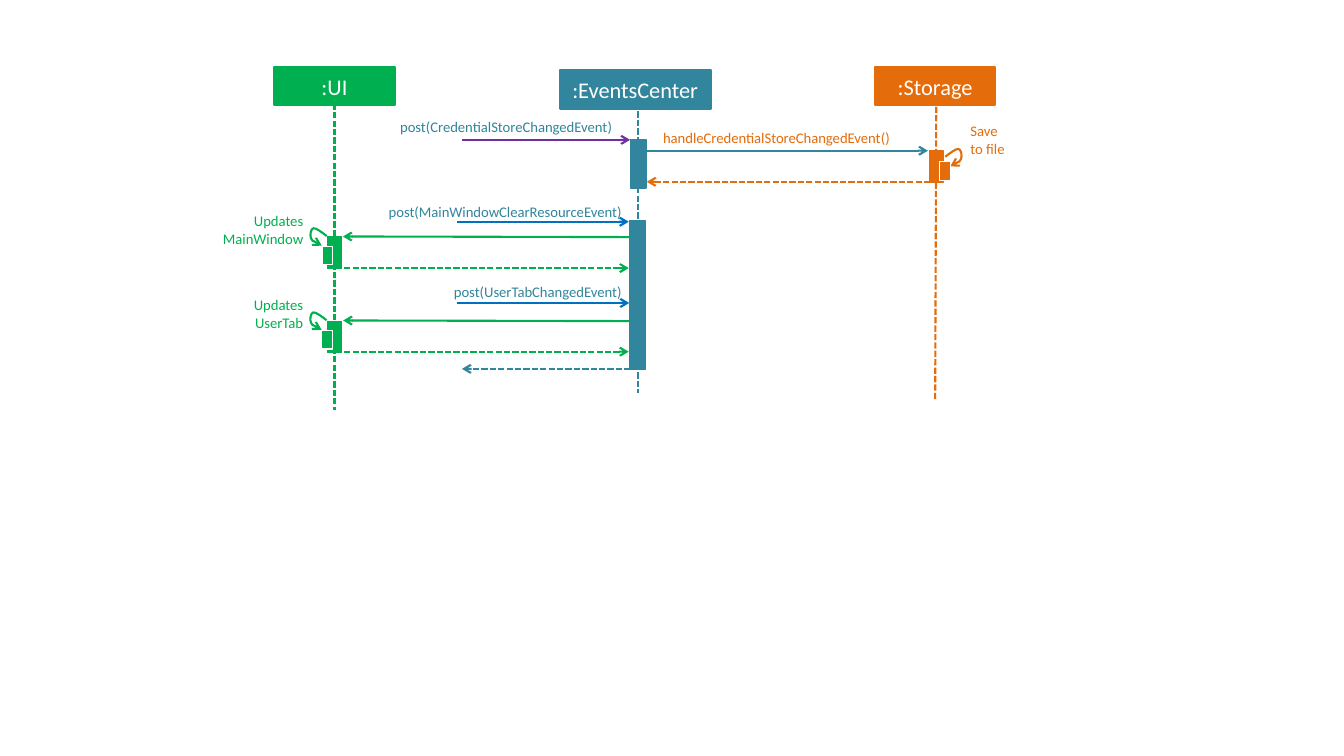
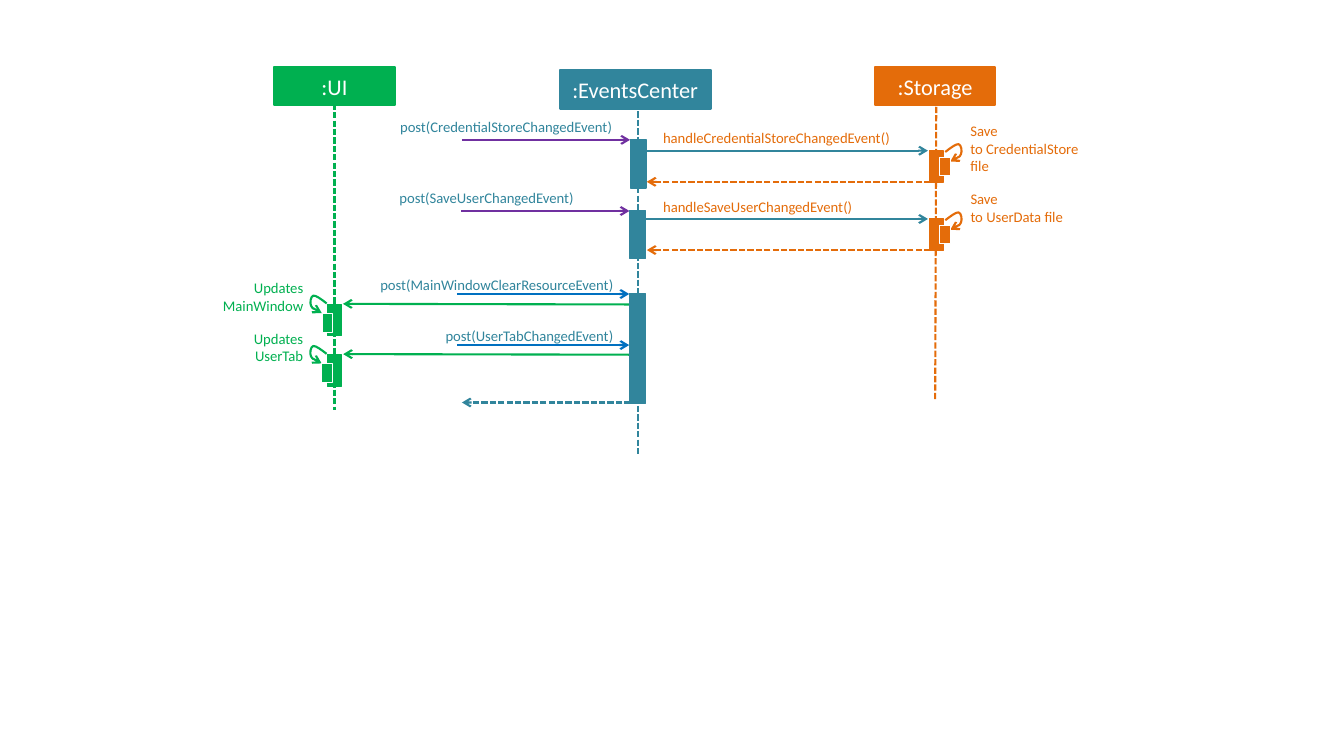
Before and after one commit to deming16/main, a slide deck: slide 2 of docs/diagrams/SDforRegisterCommand.pptx. Drawn at 1344x756 pixels with LibreOffice and Linux fonts; fonts in the diff are those of the drawing. Boxes give left, top, right and bottom in pixels: in the first picture for what was removed or moved away, otherwise in the second. Text is boxed around its words. In the diff, an @@ line names an element or a change of style, - is before the commit and + after.

```diff
--- a/docs/diagrams/SDforRegisterCommand.pptx
+++ b/docs/diagrams/SDforRegisterCommand.pptx
@@ line moved from (638, 112) - (638, 393) to (638, 112) - (638, 454) @@
@@ freeform shape: place and size @@
-freeform shape at (943,147,965,169)
+freeform shape at (943,142,965,164)
@@ text at (970,126,1078,171): text changed @@
-Save
-to file
+Save
+to CredentialStore file
@@ rectangle: place and size @@
-rectangle at (940,162,951,181)
+rectangle at (940,157,951,176)
@@ text added at (399,192,573,206), 10.5 pt, text #31859C @@
+post(SaveUserChangedEvent)
@@ text added at (663,201,852,215), 10.5 pt, text #E46C0A @@
+handleSaveUserChangedEvent()
@@ text added at (971,194,1063,222), 10.5 pt, text #E46C0A @@
+Save
+to UserData file
@@ arrow added from (462, 211) to (629, 211), #7030A0 1.5 pt @@
@@ rectangle added at (630,211,646,259), fill #31859C, outline #31859C 0.75 pt @@
@@ arrow added from (636, 219) to (929, 219), #31859C 1.5 pt @@
@@ rectangle added at (930,219,944,250), fill #E46C0A, outline #E46C0A 0.75 pt @@
@@ rectangle added at (940,225,951,244), fill #E46C0A, outline #FFFFFF 0.75 pt @@
@@ freeform shape added at (944,210,966,232), outline #E46C0A 1.5 pt @@
@@ arrow removed from (343, 268) to (629, 268) @@
@@ arrow added from (939, 250) to (647, 250), #E46C0A 1.5 pt dashed @@
@@ freeform shape: place and size @@
-freeform shape at (307,225,329,247)
+freeform shape at (307,293,329,315)
@@ text "post(MainWindowClearResourceEvent)": place and size @@
-text "post(MainWindowClearResourceEvent)" at (389,206,622,222)
+text "post(MainWindowClearResourceEvent)" at (380,279,613,295)
@@ arrow moved from (457, 303) - (629, 303) to (457, 294) - (629, 294) @@
@@ rectangle: place and size @@
-rectangle at (630,221,646,370)
+rectangle at (630,294,646,403)
@@ rectangle: place and size @@
-rectangle at (323,246,334,265)
+rectangle at (323,314,334,333)
@@ 1 text, 1 rectangle, 1 arrow: place and size @@
-1 text, 1 rectangle, 1 arrow at (223,215,631,268)
+1 text, 1 rectangle, 1 arrow at (223,282,631,336)
@@ text "post(UserTabChangedEvent)": place and size @@
-text "post(UserTabChangedEvent)" at (454,286,622,301)
+text "post(UserTabChangedEvent)" at (446,330,614,345)
@@ arrow removed from (343, 352) to (629, 352) @@
@@ arrow moved from (457, 222) - (629, 222) to (458, 345) - (629, 345) @@
@@ 2 arrows, 2 rectangles, 1 text, 1 freeform shape: place and size @@
-2 arrows, 2 rectangles, 1 text, 1 freeform shape at (254,299,639,369)
+2 arrows, 2 rectangles, 1 text, 1 freeform shape at (254,333,639,402)
```
Also in this commit, not shown: 1 other slide changed, 2 other files.
